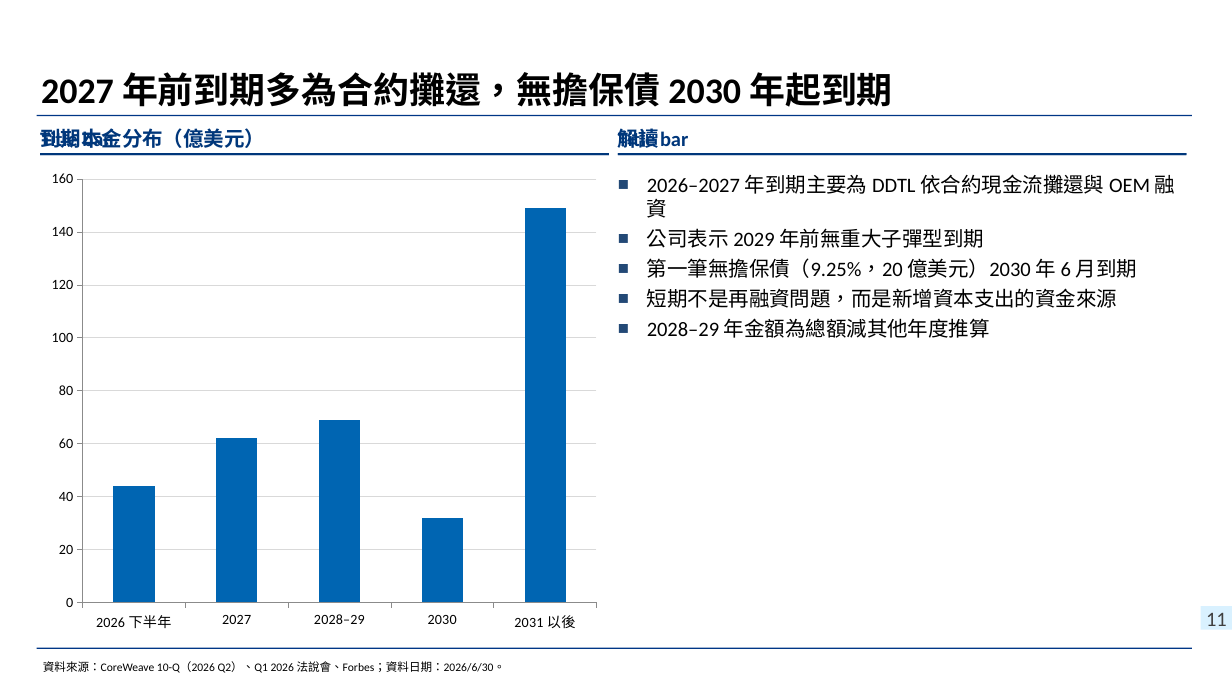
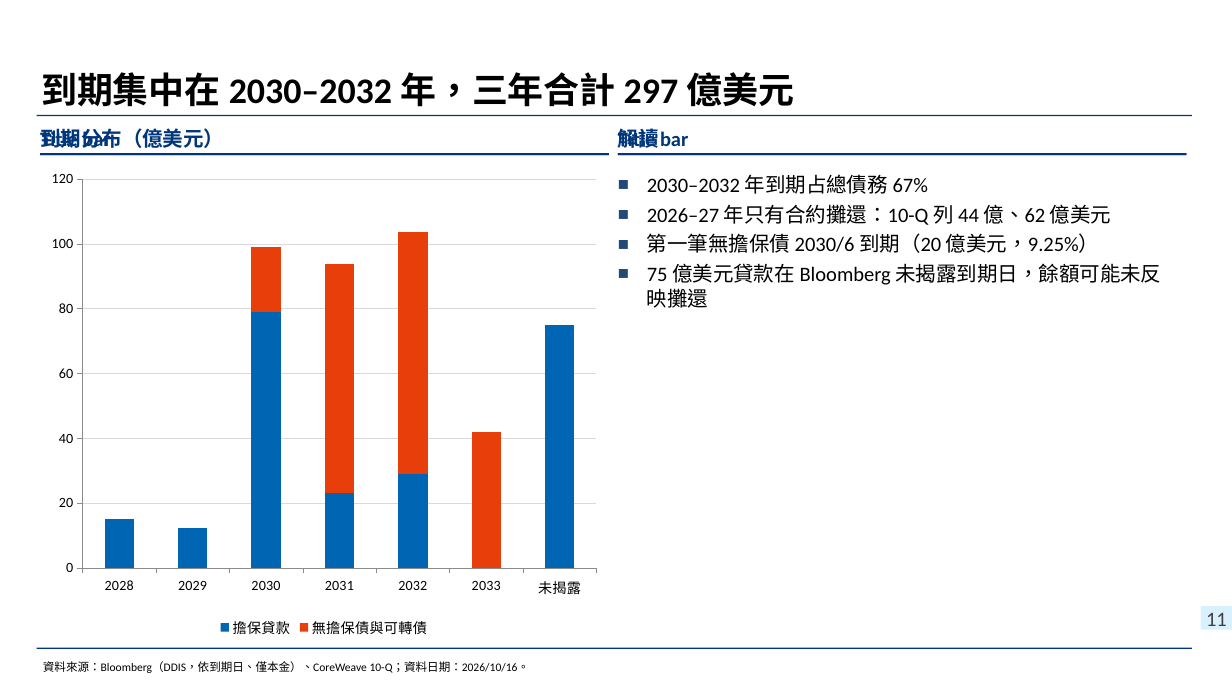
Before and after one commit to wlinoxox/Coreweave-Credit-Risk, a slide deck: slide 11 of deck/CoreWeave信用風險與融資需求_20261016.pptx. Drawn at 1232x693 pixels with LibreOffice and Linux fonts; fonts in the diff are those of the drawing; background and template pictures are left out. Boxes give left, top, right and bottom in pixels: in the first picture for what was removed or moved away, otherwise in the second. Text is boxed around its words. In the diff, an @@ line names an element or a change of style, - is before the commit and + after.

```diff
--- a/deck/CoreWeave信用風險與融資需求_20261016.pptx
+++ b/deck/CoreWeave信用風險與融資需求_20261016.pptx
@@ title at bbox=[41, 72, 794, 107]: text changed @@
-2027 年前到期多為合約攤還，無擔保債 2030 年起到期
+到期集中在 2030–2032 年，三年合計 297 億美元
@@ text at bbox=[40, 128, 224, 148]: text changed @@
-到期本金分布（億美元）
+到期分布（億美元）
@@ column chart at bbox=[40, 161, 607, 641] @@
@@ column chart to column stacked chart @@
-categories: 2026 下半年, 2027, 2028–29, 2030, 2031 以後
+categories: 2028, 2029, 2030, 2031, 2032, 2033, 未揭露
-Series 1: 44, 62, 69, 32, 149
+擔保貸款: 15, 12, 79, 23, 29, 0, 75
+無擔保債與可轉債: 0, 0, 20, 71, 75, 42, 0
@@ legend changed @@
@@ bar spacing changed @@
@@ text at bbox=[647, 174, 1162, 308]: text changed @@
-■ 2026–2027 年到期主要為 DDTL 依合約現金流攤還與 OEM 融資
-■ 公司表示 2029 年前無重大子彈型到期
-■ 第一筆無擔保債（9.25%，20 億美元）2030 年 6 月到期
-■ 短期不是再融資問題，而是新增資本支出的資金來源
-■ 2028–29 年金額為總額減其他年度推算
+■ 2030–2032 年到期占總債務 67%
+■ 2026–27 年只有合約攤還：10-Q 列 44 億、62 億美元
+■ 第一筆無擔保債 2030/6 到期（20 億美元，9.25%）
+■ 75 億美元貸款在 Bloomberg 未揭露到期日，餘額可能未反映攤還
@@ text at bbox=[43, 661, 530, 673]: text changed @@
-資料來源：CoreWeave 10-Q（2026 Q2）、Q1 2026 法說會、Forbes；資料日期：2026/6/30。
+資料來源：Bloomberg（DDIS，依到期日、僅本金）、CoreWeave 10-Q；資料日期：2026/10/16。
```
Also in this commit, not shown: 13 other slides changed, 5 slides added, 3 slides removed, 6 other files.
